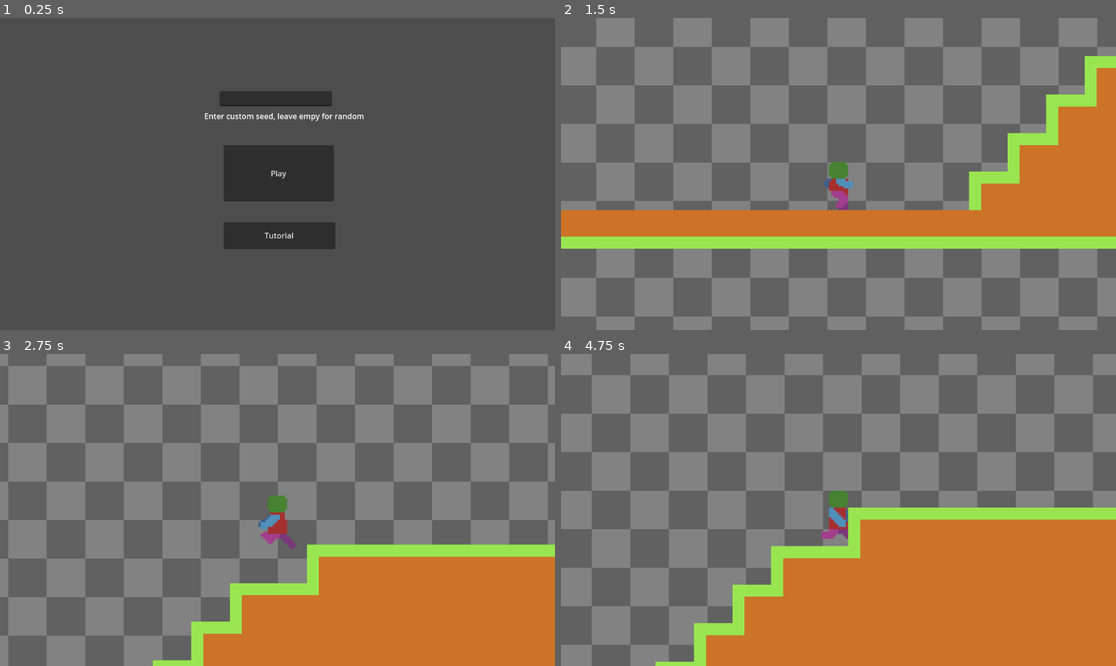
Above: before the commit, frames 1-4 (two rows, left to right).
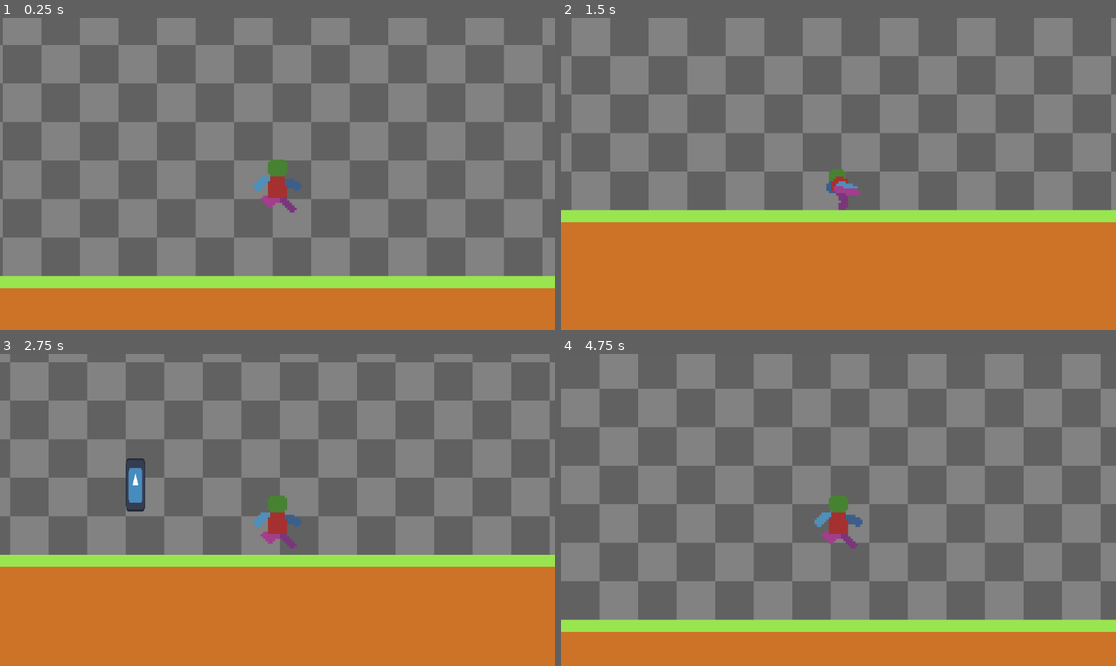
Above: after the commit, the same moments.

Repository: banjobanana/GameJam
Game: Godot game, scene res://Levels/Tier1/T1B.tscn
Two runs of this game, one before a commit and one after it. Both use one fixed random seed, a clock stepped at 60 frames per second and the inputs below. Before the commit the project starts from res://Scenes/main_menu.tscn. The engine's default icon, where the game draws it, is replaced by a stand-in: a white triangle on a blue panel in a dark square.
Inputs (mouse positions are in pixels of both pictures, inside the frame that each line leads up to):
- Up to frame 1 (0.25 s): no input
- Up to frame 2 (1.5 s): click (838, 174) at 0.5 s, where only the run before the commit has a clickable "Play"; hold D (Right) from 1.28 s (still down); hold X (Attack) from 1.28 s (still down)
- Up to frame 3 (2.75 s): keep holding D (Right); tap Space (Jump) at 1.52, 1.82, 2.27, 2.3, 2.57 s; tap C (Dash) at 1.55, 2.1 s; release X (Attack) at 2.03 s
- Up to frame 4 (4.75 s): release D (Right) at 2.78 s; hold A (Left) 2.78-3.53 s; hold Space (Jump) 2.78-3.53 s; tap X (Attack) at 3.05, 3.6 s; hold D (Right) from 3.53 s (still down); tap Space (Jump) at 3.77, 4.07 s; tap C (Dash) at 3.8, 4.35 s; hold Space (Jump) from 4.28 s (still down)

The runs differ from the first frame. In frame 1, 62% of the frame differs, in the area x 0-100%, y 0-100%; in frame 2, 72%; in frame 3, 28%; in frame 4, 65%.
Error after the commit: Attempt to call function 'get_64' in base 'null instance' on a null instance. (res://LevelSwitchings/level_manager.gd:14)

Commit message:
Combat mechanics
Test dummy added
Player attack added
Enemy death at 0 hp
Player dealing damage

Diff:
--- a/project-box/Levels/Tier1/T1B.tscn
+++ b/project-box/Levels/Tier1/T1B.tscn
@@ -1,10 +1,11 @@
-[gd_scene load_steps=9 format=4 uid="uid://cmb6hqcyvn58t"]
+[gd_scene load_steps=10 format=4 uid="uid://cmb6hqcyvn58t"]
 
 [ext_resource type="Script" uid="uid://d6st3sfcg6bv" path="res://Levels/LevelStats/T1BStats.gd" id="1_mgx0r"]
 [ext_resource type="Texture2D" uid="uid://co7ktbmdpyr1u" path="res://Assets/bk.png" id="2_a2bke"]
 [ext_resource type="PackedScene" uid="uid://d01t6d7gu5yrp" path="res://Scenes/player.tscn" id="3_re7xc"]
 [ext_resource type="Texture2D" uid="uid://ycgbhmit6iof" path="res://Assets/Tiles 16x16.png" id="4_pb747"]
 [ext_resource type="Script" uid="uid://c0o4meotk16f4" path="res://LevelSwitchings/level_manager.gd" id="5_pgwwd"]
+[ext_resource type="PackedScene" uid="uid://bcmkf1ebh6nub" path="res://Scenes/enemy_test.tscn" id="6_smqs3"]
 
 [sub_resource type="TileSetAtlasSource" id="TileSetAtlasSource_1rkxm"]
 texture = ExtResource("4_pb747")
@@ -151,6 +152,7 @@
 tile_set = SubResource("TileSet_7ar1l")
 
 [node name="LevelCompleteMarker" type="Area2D" parent="."]
+visible = false
 position = Vector2(41, 533)
 
 [node name="CollisionShape2D" type="CollisionShape2D" parent="LevelCompleteMarker"]
@@ -163,4 +165,7 @@
 
 [node name="WaitBeofreLevelChange" type="Timer" parent="LevelManager"]
 
+[node name="Enemy" parent="." instance=ExtResource("6_smqs3")]
+position = Vector2(776, 526)
+
 [connection signal="body_entered" from="LevelCompleteMarker" to="LevelManager" method="_on_level_complete_marker_body_entered"]
--- /dev/null
+++ b/project-box/Scenes/enemy_test.tscn
@@ -0,0 +1,19 @@
+[gd_scene load_steps=4 format=3 uid="uid://bcmkf1ebh6nub"]
+
+[ext_resource type="Script" uid="uid://8aemsv4pwyj5" path="res://Scritps/enemy_test.gd" id="1_67vpr"]
+[ext_resource type="Texture2D" uid="uid://c13k62vruohf0" path="res://icon.svg" id="1_q8xid"]
+
+[sub_resource type="RectangleShape2D" id="RectangleShape2D_67vpr"]
+size = Vector2(8, 22)
+
+[node name="Area2D" type="Area2D"]
+script = ExtResource("1_67vpr")
+
+[node name="Sprite2D" type="Sprite2D" parent="."]
+position = Vector2(-3.9999998, -11)
+scale = Vector2(0.06250001, 0.171875)
+texture = ExtResource("1_q8xid")
+
+[node name="CollisionShape2D" type="CollisionShape2D" parent="."]
+position = Vector2(-4, -11)
+shape = SubResource("RectangleShape2D_67vpr")
--- a/project-box/Scenes/player.tscn
+++ b/project-box/Scenes/player.tscn
@@ -120,7 +120,7 @@
 }],
 "loop": false,
 "name": &"Attack",
-"speed": 5.0
+"speed": 8.0
 }, {
 "frames": [{
 "duration": 1.0,
@@ -272,21 +272,6 @@
 [node name="Camera2D" type="Camera2D" parent="."]
 zoom = Vector2(5, 5)
 
-[node name="DashTimer" type="Timer" parent="."]
-one_shot = true
-
-[node name="JumpBuffer" type="Timer" parent="."]
-wait_time = 10.0
-one_shot = true
-
-[node name="CoyoteTimer" type="Timer" parent="."]
-one_shot = true
-
-[node name="WallCoyoteTimer" type="Timer" parent="."]
-
-[node name="DashAgainTimer" type="Timer" parent="."]
-one_shot = true
-
 [node name="RayCastRight" type="RayCast2D" parent="."]
 position = Vector2(4, 13)
 target_position = Vector2(4, 0)
@@ -294,3 +279,37 @@
 [node name="RayCastLeft" type="RayCast2D" parent="."]
 position = Vector2(-4, 13)
 target_position = Vector2(-4, 0)
+
+[node name="RCAttackRight" type="RayCast2D" parent="."]
+position = Vector2(4, 7)
+target_position = Vector2(9, 0)
+hit_from_inside = true
+collide_with_areas = true
+
+[node name="RCAttackLeft" type="RayCast2D" parent="."]
+position = Vector2(-4, 7)
+rotation = -3.1415925
+target_position = Vector2(9, 0)
+hit_from_inside = true
+collide_with_areas = true
+
+[node name="Timer" type="Node" parent="."]
+
+[node name="DashTimer" type="Timer" parent="Timer"]
+one_shot = true
+
+[node name="JumpBuffer" type="Timer" parent="Timer"]
+wait_time = 10.0
+one_shot = true
+
+[node name="CoyoteTimer" type="Timer" parent="Timer"]
+one_shot = true
+
+[node name="DashAgainTimer" type="Timer" parent="Timer"]
+one_shot = true
+
+[node name="AttackAgainTimer" type="Timer" parent="Timer"]
+one_shot = true
+
+[node name="AttackTimer" type="Timer" parent="Timer"]
+one_shot = true
--- /dev/null
+++ b/project-box/Scritps/enemy_test.gd
@@ -0,0 +1,25 @@
+extends Enemy
+
+func _ready() -> void:
+	Maxhealth=100
+	Name="TestDummy"
+	CurrentHealth=Maxhealth
+
+func Spawned():
+	Maxhealth=100
+	Name="TestDummy"
+	CurrentHealth=Maxhealth
+
+func TakeDamage(DmgAmt):
+	CurrentHealth-=DmgAmt
+	print(CurrentHealth)
+	Die()
+
+func DealDamage():
+	pass
+
+func Die():
+	#print("dead")
+	if CurrentHealth<=0:
+		print("dead")
+		queue_free()
--- a/project-box/Scritps/kill_zone.gd
+++ b/project-box/Scritps/kill_zone.gd
@@ -5,5 +5,5 @@
 func _on_body_entered(body: Node2D) -> void:
 	#print(body)
 	if body.name == "Player":
-		player.Die()
+		print("Player should take damage and respawn at stable ground")
 		#body.Die() # Replace with function body.
--- a/project-box/Scritps/player.gd
+++ b/project-box/Scritps/player.gd
@@ -20,12 +20,15 @@
 
 const MAXLIVES=1
 const MAXHEALTH = 10
+const DAMAGE = 10
 
 const JUMPBUFFERTIME = 0.15 #9 frames FPS/frames needed
 const COYOTETIME = 0.1 #6 frames
 const WALLCOYOTETIME = 0.1
 const DASHAGAINTIME = 0.2
 const DASHTIME = 0.1
+const ATTACKTIME = 0.6 #how long attack lasts
+const ATTACKAGAINTIME = 0.2 #tiem between attacks
 
 const WALLKICKACCELARATION = 4
 const WALLKICKDECELARATION = 5
@@ -60,16 +63,22 @@
 #nodes
 @onready var animated_sprite_2d: AnimatedSprite2D = $AnimatedSprite2D
 @onready var collision_shape_2d: CollisionShape2D = $CollisionShape2D
+@onready var camera_2d: Camera2D = $Camera2D
+
 @onready var States = $Statemachine
-@onready var camera_2d: Camera2D = $Camera2D
-@onready var jump_buffer: Timer = $JumpBuffer
-@onready var coyote_timer: Timer = $CoyoteTimer
+@onready var level_manager: Node = %LevelManager
+
 @onready var ray_cast_right: RayCast2D = $RayCastRight
 @onready var ray_cast_left: RayCast2D = $RayCastLeft
-@onready var wall_coyote_timer: Timer = $WallCoyoteTimer
-@onready var dash_again_timer: Timer = $DashAgainTimer
-@onready var dash_timer: Timer = $DashTimer
-@onready var level_manager: Node = %LevelManager
+@onready var rc_attack_right: RayCast2D = $RCAttackRight
+@onready var rc_attack_left: RayCast2D = $RCAttackLeft
+
+@onready var jump_buffer: Timer = $Timer/JumpBuffer
+@onready var coyote_timer: Timer = $Timer/CoyoteTimer
+@onready var dash_again_timer: Timer = $Timer/DashAgainTimer
+@onready var dash_timer: Timer = $Timer/DashTimer
+@onready var attack_again_timer: Timer = $Timer/AttackAgainTimer
+@onready var attack_timer: Timer = $Timer/AttackTimer
 
 #StateMachine
 var currentState = null
@@ -91,12 +100,9 @@
 func _physics_process(delta: float) -> void:
 	get_input_states()
 	currentState.Update(delta)
-	#movement
-	#HandleWallJump()
 
 	HandleMaxFallVelocity()
 
-	#GetWallDirection()
 	HandleDashing()
 
 	HorizontalMovement()
@@ -106,23 +112,6 @@
 	HandleJumping()
 
 	move_and_slide()
-
-func ChangeState(newState):
-	if(newState!=null):
-		previousState=currentState
-		currentState=newState
-		previousState.ExitState()
-		newState.EnterState()
-		print("State change from "+previousState.Name+" to "+newState.Name)
-		return
-
-func GetWallDirection():
-	if ray_cast_right.is_colliding():
-		wallDirection = Vector2.RIGHT
-	elif ray_cast_left.is_colliding():
-		wallDirection = Vector2.LEFT
-	else:
-		wallDirection=Vector2.ZERO
 
 func get_input_states():
 	keyUp = Input.is_action_pressed("Up")
@@ -138,6 +127,15 @@
 	if keyRight: facing=1
 	if keyLeft: facing=-1
 
+func ChangeState(newState):
+	if(newState!=null):
+		previousState=currentState
+		currentState=newState
+		previousState.ExitState()
+		newState.EnterState()
+		#print("State change from "+previousState.Name+" to "+newState.Name)
+		return
+
 func HandleDashing():
 	if keyDash and not dash_again_timer.time_left > 0:
 		dash_timer.start(DASHTIME)
@@ -154,6 +152,15 @@
 		#print(moveSpeed)
 	else:
 		velocity.x = move_toward(velocity.x, moveDirectionX * MoveSpeed,decelaration)
+
+#region Air
+func GetWallDirection():
+	if ray_cast_right.is_colliding():
+		wallDirection = Vector2.RIGHT
+	elif ray_cast_left.is_colliding():
+		wallDirection = Vector2.LEFT
+	else:
+		wallDirection=Vector2.ZERO
 
 func HandleFalling():
 	if not is_on_floor():
@@ -214,9 +221,13 @@
 	#gravity
 	if not is_on_floor():
 		velocity.y+=gravity*delta
+#endregion
 
 func HandleFlipH():
 		animated_sprite_2d.flip_h = (facing<0)
+
+#region Comabt
+
 
 func Die():
 	lives-=1
@@ -237,6 +248,9 @@
 		health+=heal
 
 func Attack():
-	if keyAttackPressed:
-		print("attacking")
+	if keyAttackPressed and not attack_again_timer.time_left>0:
+		#print("attacking")
+		attack_again_timer.start(ATTACKAGAINTIME)
 		ChangeState(States.Attacking)
+
+#endregion
--- a/project-box/States/AttackState.gd
+++ b/project-box/States/AttackState.gd
@@ -1,7 +1,15 @@
 extends PlayerState
 
+var primaryCollider: RayCast2D
+var dmg = Player.DAMAGE
+var enemy: Enemy
 func EnterState():
 	Name="Attacking"
+	Player.attack_timer.start(Player.ATTACKTIME)
+	if Player.facing<0:
+		primaryCollider=Player.rc_attack_left
+	elif Player.facing>0:
+		primaryCollider=Player.rc_attack_right
 
 func ExitState():
 	pass
@@ -10,11 +18,29 @@
 	pass
 
 func Update(_delta):
+	enemy = GetEnemyCollider()
+	DealDamage(dmg)
 	Player.HandleFalling()
 	Player.HandleJumping()
 	Player.HorizontalMovement()
+	if not Player.attack_timer.time_left>0:
+		StopAttack()
 	HandleAnimations()
+
+func GetEnemyCollider() -> Enemy:
+	var enemyCollider
+	if primaryCollider.get_collider()!=null:
+		enemyCollider = primaryCollider.get_collider()
+	return enemyCollider
 
 func HandleAnimations():
 	Player.animated_sprite_2d.play("Attack")
 	Player.HandleFlipH()
+
+func StopAttack():
+	Player.ChangeState(States.Idle)
+
+
+func DealDamage(dmgAmt):
+	if primaryCollider.get_collider()!=null:
+		enemy.TakeDamage(dmgAmt)
--- a/project-box/States/FallState.gd
+++ b/project-box/States/FallState.gd
@@ -18,5 +18,7 @@
 	HandleAnimations()
 
 func HandleAnimations():
+	if Player.attack_timer.time_left>0:
+		return
 	Player.animated_sprite_2d.play("fall")
 	Player.HandleFlipH()
--- a/project-box/States/JumpState.gd
+++ b/project-box/States/JumpState.gd
@@ -18,7 +18,7 @@
 	HandleAnimations()
 
 func HandleJumpToFall():
-	if Player.velocity.y >= 0:
+	if Player.velocity.y >= 0 and Player.attack_timer.time_left>0:
 		Player.ChangeState(States.Fall)
 	#variable jump height
 	if !Player.keyJump:
--- /dev/null
+++ b/project-box/classes/EnemyClass.gd
@@ -0,0 +1,24 @@
+class_name Enemy extends Area2D
+
+var Maxhealth
+var CurrentHealth
+var Damage
+var Name
+
+func Spawned():
+	pass
+
+func Patrolling():
+	pass
+
+func Aggrod():
+	pass
+
+func TakeDamage(DmgAmt: int):
+	pass
+
+func DealDamage():
+	pass
+
+func Die():
+	pass
--- a/project-box/project.godot
+++ b/project-box/project.godot
@@ -11,7 +11,7 @@
 [application]
 
 config/name="Project_Box"
-run/main_scene="uid://mwvhs2yf7nba"
+run/main_scene="uid://cmb6hqcyvn58t"
 config/features=PackedStringArray("4.5", "GL Compatibility")
 config/icon="res://icon.svg"
 
Not shown, added: project-box/Scritps/enemy_test.gd.uid
Not shown, added: project-box/classes/EnemyClass.gd.uid
